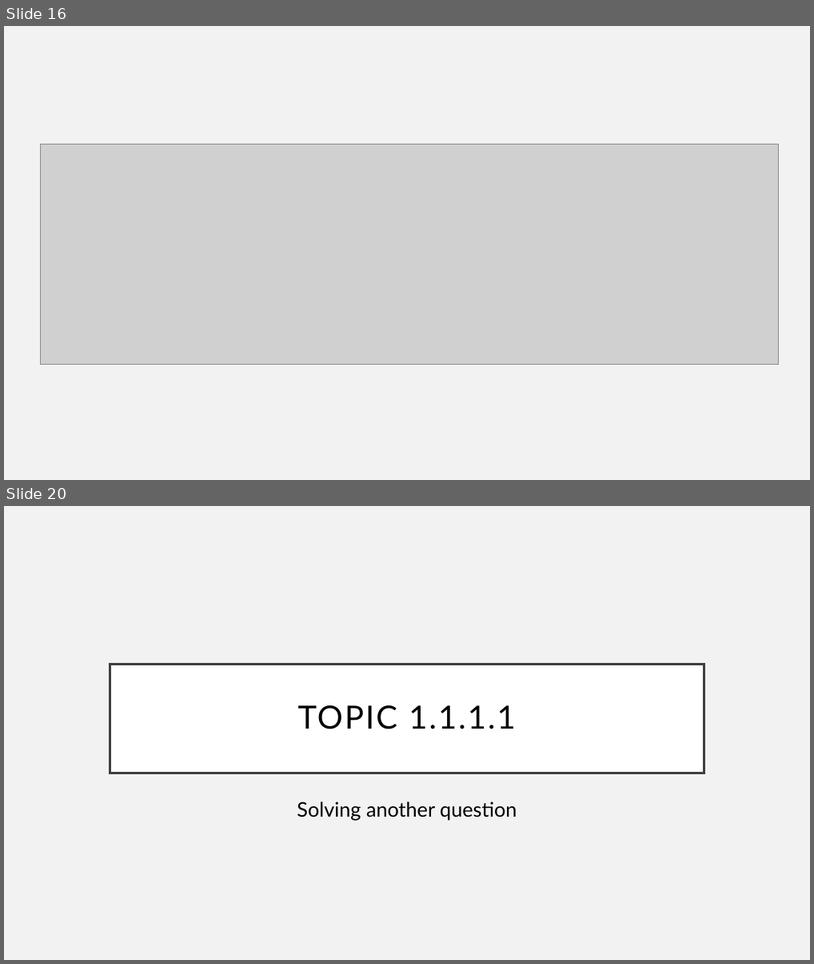
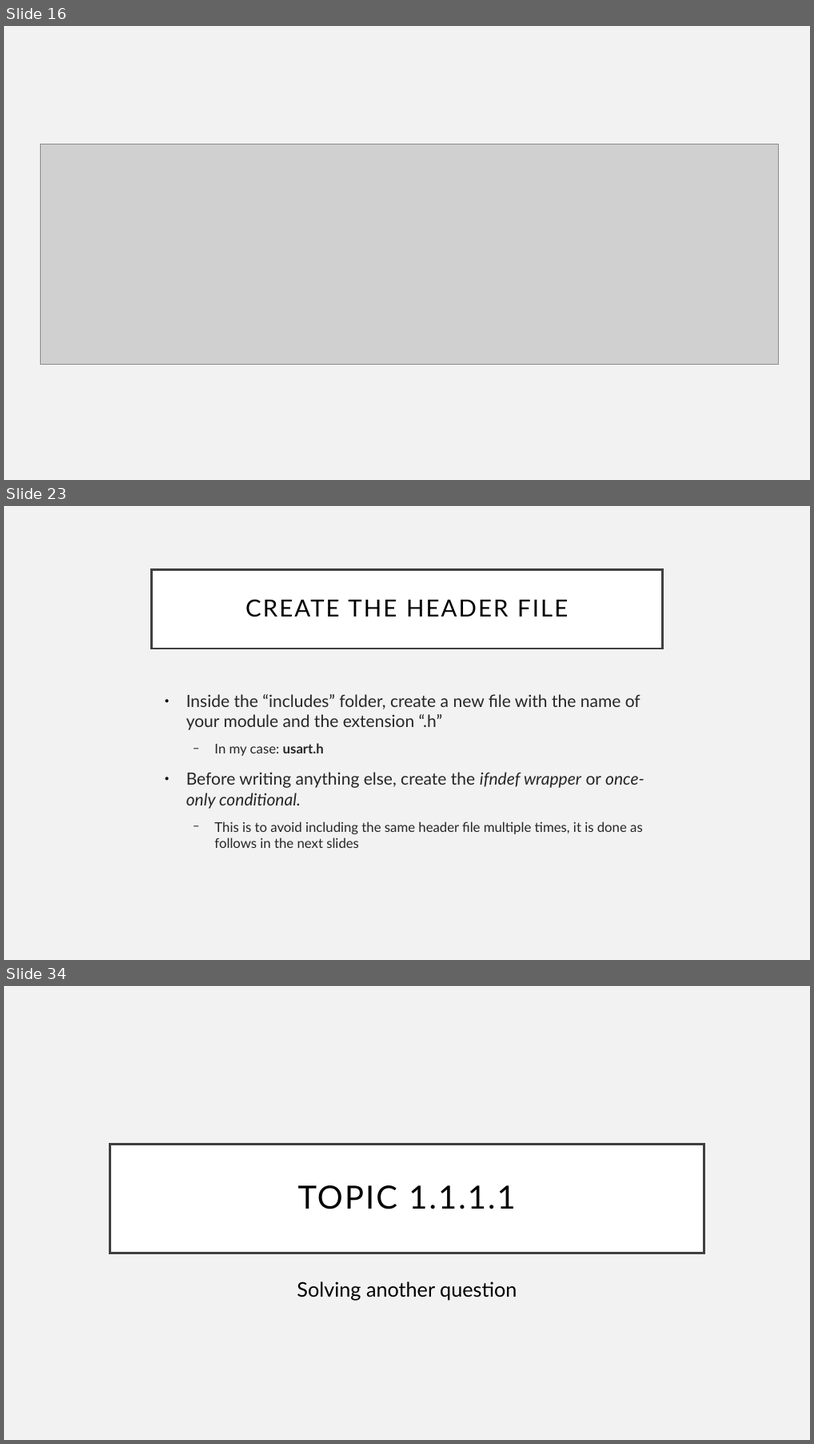
Before and after one commit to Equihua2211/I7266, a slide deck: 001_Slides/08_UART-USART.odp. Shown one above the other, each under a label of ours: slides 16 and 20 before the commit, slides 16, 23 and 34 after it; the slides between them are not shown. The pictures are 814x964 and 814x1444 pixels, drawn with LibreOffice and Linux fonts; fonts in the diff are those of the drawing; grey boxes stand for pictures. Boxes give left, top, right and bottom in pixels: in the first picture for what was removed or moved away, otherwise in the second. Text is boxed around its words. In the diff, an @@ line names an element or a change of style, - is before the commit and + after.

```diff
--- a/001_Slides/08_UART-USART.odp
+++ b/001_Slides/08_UART-USART.odp
@@ slide 23 added at (x1=4, y1=506, x2=810, y2=960), background #F2F2F2 @@
@@ title added at (x1=152, y1=570, x2=662, y2=648), fill #FFFFFF, outline #404040 2.49 pt, 28 pt, text #000000 @@
+CREATE THE HEADER FILE
@@ text added at (x1=186, y1=694, x2=645, y2=848), 20 pt, text #262626 @@
+● Inside the “includes” folder, create a new file with the name of your module and the extension “.h”
+  − In my case: usart.h
+● Before writing anything else, create the ifndef wrapper or once-only conditional.
+  − This is to avoid including the same header file multiple times, it is done as follows in the next slides
@@ what was slide 20 is now slide 34 @@
```
Also in this commit, not shown: 2 slides changed, 14 other slides added, 1 slide removed, 2 other files.
